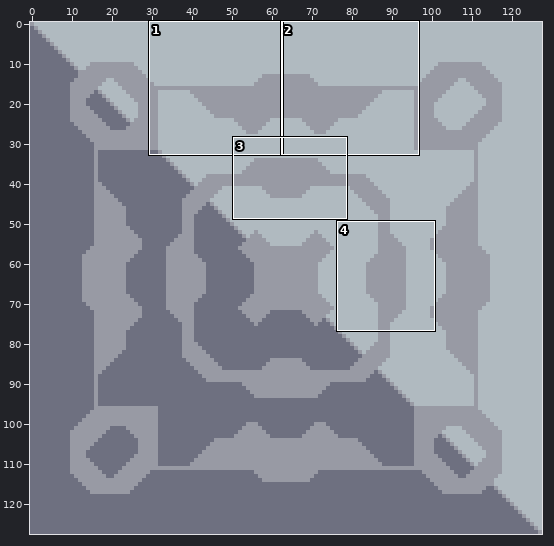
Sprite sheet: assets/sprites/container/silo.png. The picture above shows the old version from afar; the outline marks the close-up.
Close-up. Before:
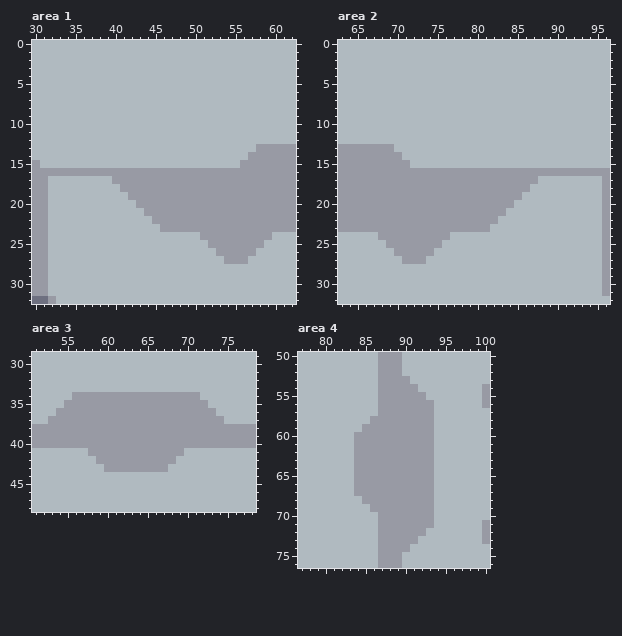
The file is 128x128 pixels. Shown: area 1: x 30..62, y 0..32; area 2: x 63..96, y 0..32; area 3: x 51..78, y 29..48; area 4: x 77..100, y 50..76. The commit also changed other parts of the picture, which this record leaves out.
The result:
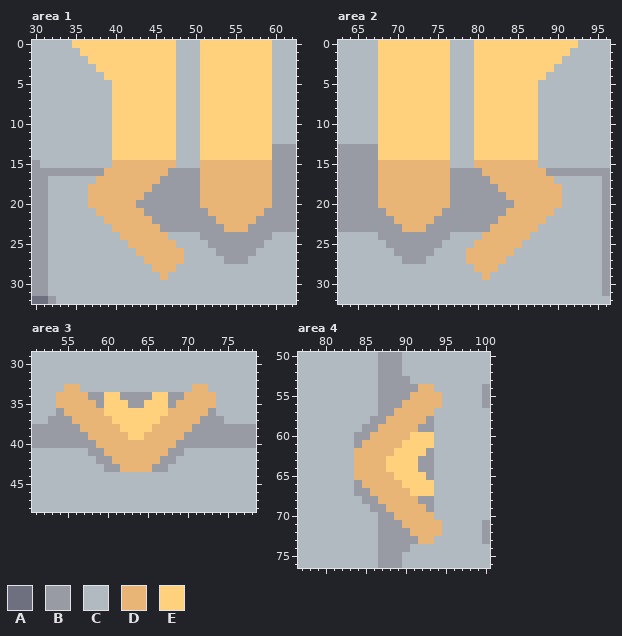
Palette (. is transparent): A #6e7080  B #989aa4  C #b0bac0  D #e8b576  E #ffd17d
Changes in this commit:
Changed rows in their new state; - is an unchanged pixel.
Area 1:
first column x 35:
 0 EEEEEEEEEEEEE---EEEEEEEEE
 1 -EEEEEEEEEEEE---EEEEEEEEE
 2 --EEEEEEEEEEE---EEEEEEEEE
 3 ---EEEEEEEEEE---EEEEEEEEE
 4 ----EEEEEEEEE---EEEEEEEEE
 5 -----EEEEEEEE---EEEEEEEEE
 6 -----EEEEEEEE---EEEEEEEEE
 7 -----EEEEEEEE---EEEEEEEEE
 8 -----EEEEEEEE---EEEEEEEEE
 9 -----EEEEEEEE---EEEEEEEEE
10 -----EEEEEEEE---EEEEEEEEE
11 -----EEEEEEEE---EEEEEEEEE
12 -----EEEEEEEE---EEEEEEEEE
13 -----EEEEEEEE---EEEEEEEEE
14 -----EEEEEEEE---EEEEEEEEE
15 -----DDDDDDDD---DDDDDDDDD
16 ----DDDDDDDD----DDDDDDDDD
17 ---DDDDDDDD-----DDDDDDDDD
18 --DDDDDDDD------DDDDDDDDD
19 --DDDDDDD-------DDDDDDDDD
20 --DDDDDD--------DDDDDDDDD
21 ---DDDDDD--------DDDDDDD-
22 ----DDDDDD--------DDDDD--
23 -----DDDDDD--------DDD---
24 ------DDDDDD-------------
25 -------DDDDDD------------
26 --------DDDDDD-----------
27 ---------DDDDD-----------
28 ----------DDD------------
29 -----------D-------------
Area 2:
first column x 68:
 0 EEEEEEEEE---EEEEEEEEEEEEE
 1 EEEEEEEEE---EEEEEEEEEEEE-
 2 EEEEEEEEE---EEEEEEEEEEE--
 3 EEEEEEEEE---EEEEEEEEEE---
 4 EEEEEEEEE---EEEEEEEEE----
 5 EEEEEEEEE---EEEEEEEE-----
 6 EEEEEEEEE---EEEEEEEE-----
 7 EEEEEEEEE---EEEEEEEE-----
 8 EEEEEEEEE---EEEEEEEE-----
 9 EEEEEEEEE---EEEEEEEE-----
10 EEEEEEEEE---EEEEEEEE-----
11 EEEEEEEEE---EEEEEEEE-----
12 EEEEEEEEE---EEEEEEEE-----
13 EEEEEEEEE---EEEEEEEE-----
14 EEEEEEEEE---EEEEEEEE-----
15 DDDDDDDDD---DDDDDDDD-----
16 DDDDDDDDD----DDDDDDDD----
17 DDDDDDDDD-----DDDDDDDD---
18 DDDDDDDDD------DDDDDDDD--
19 DDDDDDDDD-------DDDDDDD--
20 DDDDDDDDD--------DDDDDD--
21 -DDDDDDD--------DDDDDD---
22 --DDDDD--------DDDDDD----
23 ---DDD--------DDDDDD-----
24 -------------DDDDDD------
25 ------------DDDDDD-------
26 -----------DDDDDD--------
27 -----------DDDDD---------
28 ------------DDD----------
29 -------------D-----------
Area 3:
first column x 54:
33 -DD--------------DD-
34 DDDD--EE----EE--DDDD
35 DDDDD-EEE--EEE-DDDDD
36 -DDDDDEEEEEEEEDDDDD-
37 --DDDDDEEEEEEDDDDD--
38 ---DDDDDEEEEDDDDD---
39 ----DDDDDEEDDDDD----
40 -----DDDDDDDDDD-----
41 ------DDDDDDDD------
42 -------DDDDDD-------
43 --------DDDD--------
Area 4:
first column x 84:
54 --------DD-
55 -------DDDD
56 ------DDDDD
57 -----DDDDD-
58 ----DDDDD--
59 ---DDDDD---
60 --DDDDDEEE-
61 -DDDDDEEEE-
62 DDDDDEEEE--
63 DDDDEEEE---
64 DDDDEEEE---
65 DDDDDEEEE--
66 -DDDDDEEEE-
67 --DDDDDEEE-
68 ---DDDDD---
69 ----DDDDD--
70 -----DDDDD-
71 ------DDDDD
72 -------DDDD
73 --------DD-
Pixel boxes of the changes (left, top, right, bottom) in both close-ups:
changed: (72, 40, 272, 280)
changed: (378, 40, 578, 280)
changed: (56, 384, 216, 472)
changed: (354, 384, 442, 544)
